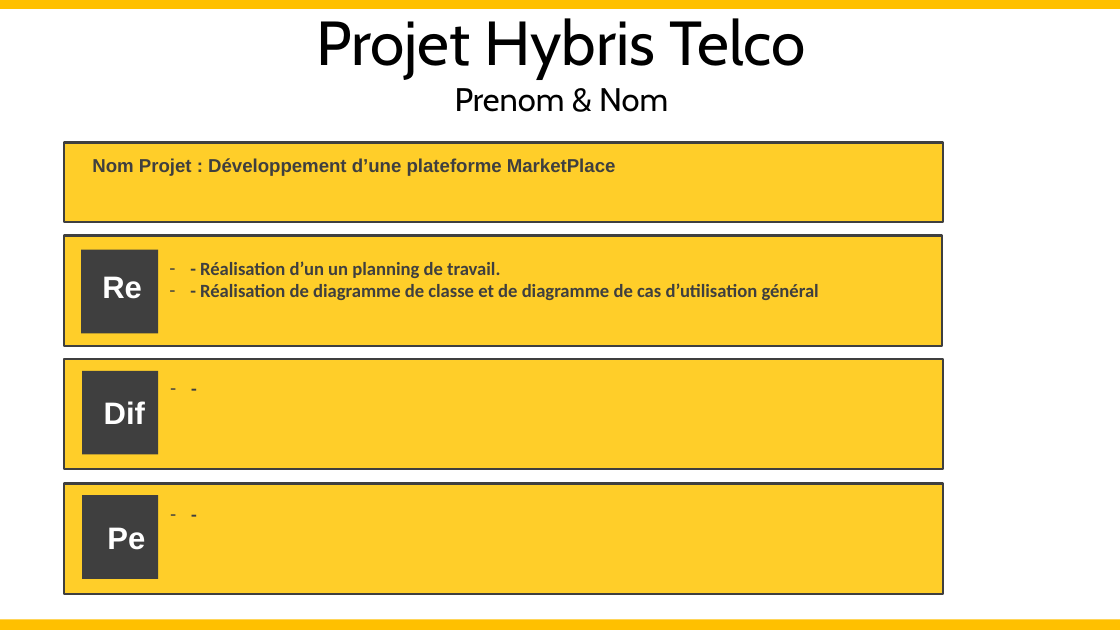
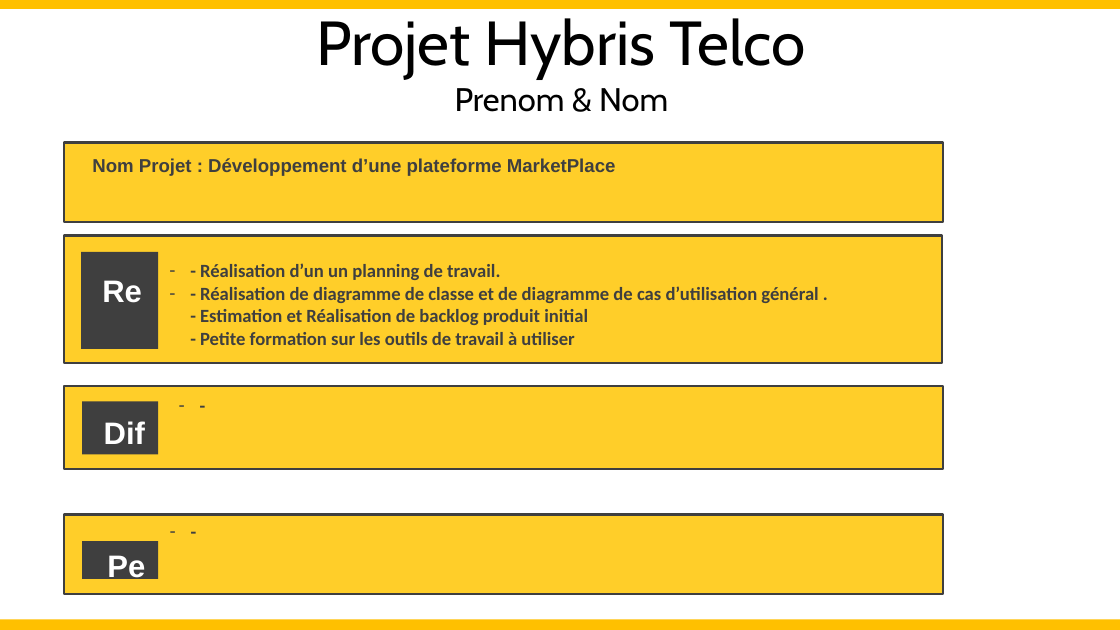
Before and after one commit to amirensit/projetPFE, a slide deck: slide 22 of Sprint 0 Presentation.pptx. Drawn at 1120x630 pixels with LibreOffice and Linux fonts; fonts in the diff are those of the drawing; background and template pictures are left out. Boxes give left, top, right and bottom in pixels: in the first picture for what was removed or moved away, otherwise in the second. Text is boxed around its words. In the diff, an @@ line names an element or a change of style, - is before the commit and + after.

Commit message:
sprint 0

```diff
--- a/Sprint 0 Presentation.pptx
+++ b/Sprint 0 Presentation.pptx
@@ rectangle: place and size @@
-rectangle at (64,235,942,346)
+rectangle at (64,235,942,363)
@@ rectangle: place and size @@
-rectangle at (82,250,159,334)
+rectangle at (82,252,159,349)
@@ text "Re": place and size @@
-text "Re" at (102,276,142,299)
+text "Re" at (102,280,142,303)
@@ text at (200,286,818,345): text changed @@
-– - Réalisation de diagramme de classe et de diagramme de cas d’utilisation général
+– - Réalisation de diagramme de classe et de diagramme de cas d’utilisation général .
+- Estimation et Réalisation de backlog produit initial
+- Petite formation sur les outils de travail à utiliser
@@ rectangle: place and size @@
-rectangle at (64,359,943,470)
+rectangle at (64,386,943,469)
@@ text "-": place and size @@
-text "-" at (159,371,925,455)
+text "-" at (167,388,933,471)
@@ rectangle: place and size @@
-rectangle at (82,371,158,455)
+rectangle at (82,402,158,455)
@@ text "Dif": place and size @@
-text "Dif" at (104,401,145,424)
+text "Dif" at (104,421,145,444)
@@ rectangle: place and size @@
-rectangle at (64,484,943,595)
+rectangle at (64,515,943,595)
@@ text "-": place and size @@
-text "-" at (159,497,925,581)
+text "-" at (159,515,925,598)
@@ rectangle: place and size @@
-rectangle at (82,495,158,579)
+rectangle at (82,541,158,579)
@@ text "Pe" rewrapped from (107,527,145,550) to (107,553,145,584) @@
```
